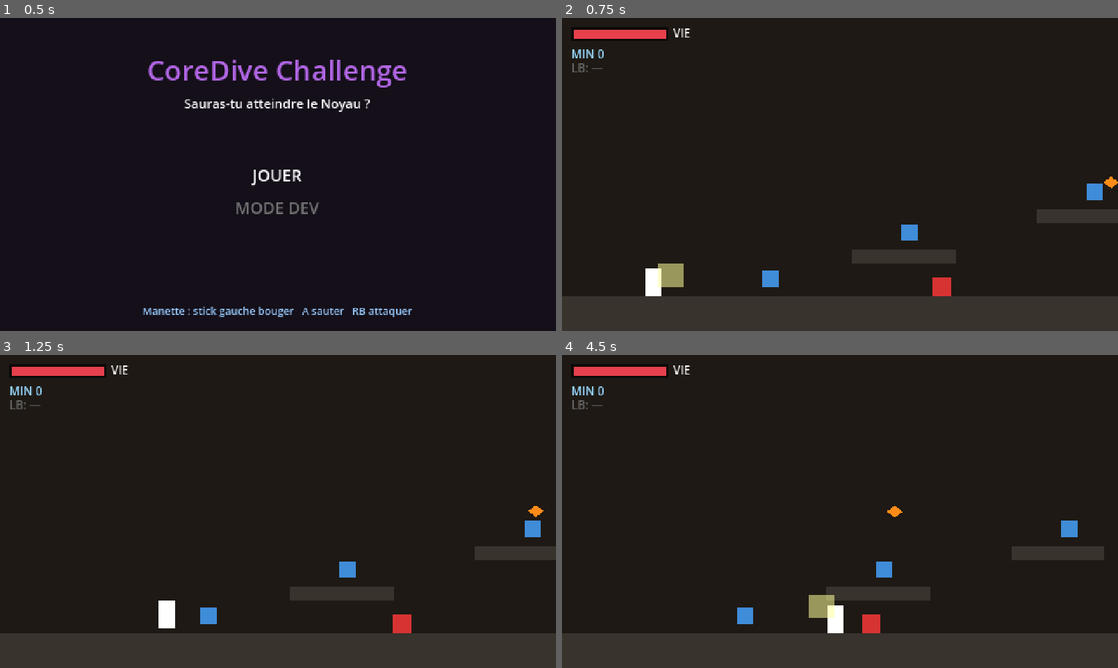
Above: before the commit, frames 1-4 (two rows, left to right).
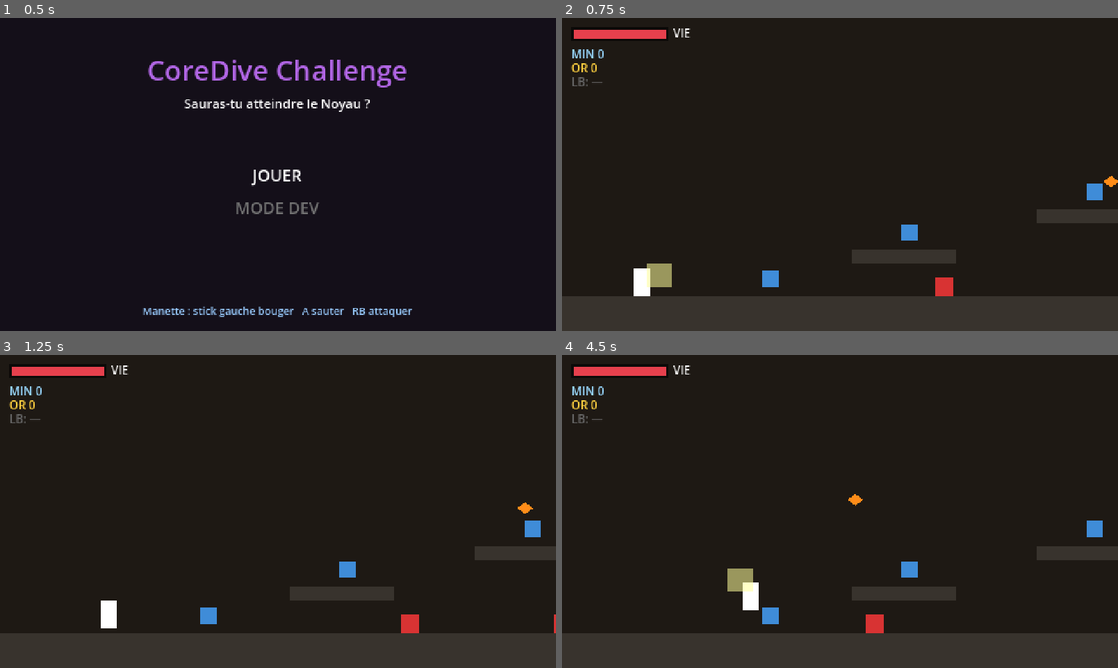
Above: after the commit, the same moments.

Repository: ServOMorph/jeu-pour-nino
Game: Godot game, scene res://scenes/ui/title.tscn
The game is run twice, just before and just after one commit, with the same random seed, the same clock (stepped at 60 frames per second) and the same inputs.
Inputs (mouse positions are in pixels of both pictures, inside the frame that each line leads up to):
- Up to frame 1 (0.5 s): no input
- Up to frame 2 (0.75 s): tap Enter (ui_accept) at 0.5 s; move the mouse to (962, 158) at 0.52 s; hold D (move_right) from 0.53 s (still down); click (962, 158) at 0.6 s
- Up to frame 3 (1.25 s): keep holding D (move_right); tap Space (jump) at 0.77, 0.8, 1.07 s
- Up to frame 4 (4.5 s): move the mouse to (728, 527) at 1.27 s; tap Space (jump) at 1.35, 1.52, 1.82, 2.3, 3.02, 3.32, 3.6, 3.77, 4.07 s; click (728, 527) at 1.55 s; move the mouse to (895, 442) at 2.02 s; release D (move_right) at 2.03 s; hold A (move_left) 2.03-2.78 s; click (895, 442) at 2.1 s; move the mouse to (812, 574) at 2.77 s; hold D (move_right) 2.78-4.28 s; click (812, 574) at 2.85 s; move the mouse to (1006, 558) at 3.52 s; move the mouse to (673, 464) at 4.27 s; hold A (move_left) from 4.28 s (still down); click (673, 464) at 4.35 s

Frame 1 is identical in both runs. In frame 2, 0.8% of the frame differs, in the area x 1-100%, y 14-89%; in frame 3, 1.0%; in frame 4, 3.0%.

Commit message:
close(jeu): session 2026-06-25 — v2.1 retours playtest

Diff:
--- a/game/data/boss.json
+++ b/game/data/boss.json
@@ -1,8 +1,9 @@
 {
   "Boss": {
-    "max_hp":         60,
-    "contact_damage":  2,
+    "max_hp":         85,
+    "contact_damage":  3,
     "attack_count":    3,
+    "coin_reward":    12,
     "physics": {
       "gravity":          800.0,
       "max_fall":         400.0,
@@ -11,27 +12,27 @@
       "pause_decel":      300.0
     },
     "charge": {
-      "speed":    150.0,
+      "speed":    180.0,
       "min_dist":  60.0,
       "duration":   1.2
     },
     "slam": {
-      "jump_velocity": -260.0,
-      "fall_velocity":  700.0,
-      "hit_range":       70.0,
+      "jump_velocity": -285.0,
+      "fall_velocity":  760.0,
+      "hit_range":       82.0,
       "trauma":           6.0,
       "rise_duration":    0.5,
       "pause_duration":   0.8
     },
     "volley": {
-      "count":         3,
-      "spread_deg":   18.0,
+      "count":         5,
+      "spread_deg":   15.0,
       "duration":      0.5,
       "pause_duration":0.7
     },
     "durations": {
-      "idle":         0.5,
-      "attack_pause": 0.6
+      "idle":         0.35,
+      "attack_pause": 0.45
     },
     "flash": {
       "duration":   0.1,
@@ -39,8 +40,8 @@
     }
   },
   "BossProjectile": {
-    "speed":    110.0,
+    "speed":    135.0,
     "lifetime":   4.0,
-    "damage":     1
+    "damage":     2
   }
 }
--- a/game/data/enemies.json
+++ b/game/data/enemies.json
@@ -1,4 +1,22 @@
 {
-  "EnemyGround": {"max_hp": 5, "contact_damage": 2},
-  "EnemyFlyer":  {"max_hp": 3, "contact_damage": 2}
+  "EnemyGround": {
+    "max_hp": 6,
+    "contact_damage": 3,
+    "gravity": 800.0,
+    "speed": 48.0,
+    "patrol_range": 70.0,
+    "max_fall": 380.0,
+    "hit_stun_decel": 460.0,
+    "coin_reward": 1
+  },
+  "EnemyFlyer":  {
+    "max_hp": 4,
+    "contact_damage": 3,
+    "speed": 68.0,
+    "detect_range": 200.0,
+    "hover_amplitude": 14.0,
+    "hover_speed": 2.2,
+    "hit_stun_decel": 650.0,
+    "coin_reward": 2
+  }
 }
--- a/game/data/level.json
+++ b/game/data/level.json
@@ -38,23 +38,38 @@
   },
   "spawns": {
     "start": {"pos": [60, 224], "enemies": true, "boss_active": false},
-    "atelier": {"pos": [1040, 224], "enemies": false, "boss_active": false},
+    "atelier": {"pos": [1040, 224], "enemies": true, "boss_active": false},
     "boss": {"pos": [2660, 224], "enemies": false, "boss_active": true}
   },
   "enemies": [
     {"type": "ground", "pos": [320, 232]},
+    {"type": "ground", "pos": [520, 232]},
     {"type": "ground", "pos": [680, 232]},
     {"type": "flyer", "pos": [470, 145]},
     {"type": "flyer", "pos": [810, 140]},
+    {"type": "ground", "pos": [960, 232]},
     {"type": "ground", "pos": [1150, 232]},
+    {"type": "flyer", "pos": [1120, 135]},
+    {"type": "ground", "pos": [1280, 232]},
     {"type": "ground", "pos": [1500, 232]},
+    {"type": "flyer", "pos": [1510, 145]},
     {"type": "ground", "pos": [1860, 232]},
+    {"type": "ground", "pos": [2020, 232]},
     {"type": "ground", "pos": [2200, 232]},
+    {"type": "flyer", "pos": [2310, 135]},
     {"type": "ground", "pos": [2450, 232]},
+    {"type": "ground", "pos": [2520, 232]},
     {"type": "flyer", "pos": [1350, 145]},
     {"type": "flyer", "pos": [1760, 130]},
     {"type": "flyer", "pos": [2110, 145]}
   ],
+  "respawn": {
+    "enabled": true,
+    "delay": 18.0,
+    "retry_delay": 5.0,
+    "min_player_distance": 220.0,
+    "max_alive": 12
+  },
   "ores": [
     [180, 225],
     [300, 185],
--- a/game/data/player.json
+++ b/game/data/player.json
@@ -1,6 +1,7 @@
 {
   "movement": {
-    "speed":     130.0,
+    "speed":     50.0,
+    "sprint_speed": 185.0,
     "accel":    1600.0,
     "friction": 1400.0,
     "air_accel":1000.0,
--- a/game/scripts/boss.gd
+++ b/game/scripts/boss.gd
@@ -40,6 +40,7 @@
 
 var flash_duration     := 0.1
 var flash_modulate     := 2.5
+var coin_reward        := 12
 
 var hp := 0
 var state: int = State.SLEEP
@@ -65,6 +66,7 @@
 	if "max_hp"         in cfg: max_hp         = int(cfg["max_hp"])
 	if "contact_damage" in cfg: contact_damage = int(cfg["contact_damage"])
 	if "attack_count"   in cfg: attack_count   = int(cfg["attack_count"])
+	if "coin_reward"    in cfg: coin_reward    = int(cfg["coin_reward"])
 	var phy: Variant = cfg.get("physics", {})
 	if phy is Dictionary:
 		if "gravity"         in phy: gravity         = float(phy["gravity"])
@@ -218,6 +220,8 @@
 	state = State.SLEEP
 	set_physics_process(false)
 	visual.color = Color(0.3, 0.2, 0.35)
+	if coin_reward > 0:
+		Inventory.add_coins(coin_reward)
 	AudioManager.play("victory")
 	died.emit()
 	queue_free()
--- a/game/scripts/craft_menu.gd
+++ b/game/scripts/craft_menu.gd
@@ -9,6 +9,7 @@
 var PH := 115.0
 
 var _recipes: Array = []
+var _visible_recipes: Array = []
 var _selected := 0
 var _row_bgs: Array[ColorRect] = []
 var _row_labels: Array[Label] = []
@@ -84,6 +85,7 @@
 	_row_labels.append(lbl)
 
 func open() -> void:
+	_sync_visible_recipes()
 	_selected = 0
 	_refresh()
 	visible = true
@@ -94,15 +96,19 @@
 	get_tree().paused = false
 
 func _refresh() -> void:
+	_sync_visible_recipes()
 	for i in _recipes.size():
-		var recipe: Dictionary = _recipes[i]
+		var row_visible := i < _visible_recipes.size()
+		_row_bgs[i].visible = row_visible
+		_row_labels[i].visible = row_visible
+		if not row_visible:
+			continue
+		var recipe: Dictionary = _visible_recipes[i]
 		var cost := int(recipe["cost"])
 		var id: String = recipe["id"]
 		var is_consumable: bool = recipe.get("consumable", false)
 		var done := false
-		if is_consumable:
-			done = Inventory.consumable == id
-		else:
+		if not is_consumable:
 			done = Inventory.has_item(id)
 		var affordable := Inventory.resources >= cost
 
@@ -124,24 +130,25 @@
 	if Input.is_action_just_pressed("ui_cancel"):
 		close()
 	elif Input.is_action_just_pressed("ui_up"):
-		_selected = (_selected - 1 + _recipes.size()) % _recipes.size()
+		if _visible_recipes.is_empty():
+			return
+		_selected = (_selected - 1 + _visible_recipes.size()) % _visible_recipes.size()
 		_refresh()
 	elif Input.is_action_just_pressed("ui_down"):
-		_selected = (_selected + 1) % _recipes.size()
+		if _visible_recipes.is_empty():
+			return
+		_selected = (_selected + 1) % _visible_recipes.size()
 		_refresh()
 	elif Input.is_action_just_pressed("ui_accept"):
 		_try_craft(_selected)
 
 func _try_craft(i: int) -> void:
-	if i >= _recipes.size():
+	if i >= _visible_recipes.size():
 		return
-	var recipe: Dictionary = _recipes[i]
+	var recipe: Dictionary = _visible_recipes[i]
 	var id: String = recipe["id"]
 	var is_consumable: bool = recipe.get("consumable", false)
-	if is_consumable:
-		if Inventory.consumable == id:
-			return
-	else:
+	if not is_consumable:
 		if Inventory.has_item(id):
 			return
 	if Inventory.spend(int(recipe["cost"])):
@@ -159,3 +166,22 @@
 	var t := lbl.create_tween()
 	t.tween_property(lbl, "modulate", Color(1.0, 0.2, 0.2), 0.05)
 	t.tween_property(lbl, "modulate", Color(0.45, 0.45, 0.45), 0.20)
+
+func _sync_visible_recipes() -> void:
+	_visible_recipes.clear()
+	for recipe in _recipes:
+		if _is_recipe_obsolete(recipe):
+			continue
+		_visible_recipes.append(recipe)
+	if _visible_recipes.is_empty():
+		_selected = 0
+	else:
+		_selected = clampi(_selected, 0, _visible_recipes.size() - 1)
+
+func _is_recipe_obsolete(recipe: Dictionary) -> bool:
+	var id: String = recipe["id"]
+	if id == "epee_bois" and (Inventory.has_item("epee_cuivre") or Inventory.has_item("epee_fer")):
+		return true
+	if id == "epee_cuivre" and Inventory.has_item("epee_fer"):
+		return true
+	return false
--- a/game/scripts/enemy_base.gd
+++ b/game/scripts/enemy_base.gd
@@ -8,6 +8,7 @@
 @export var max_hp := 5
 @export var contact_damage := 1
 @export var gravity := 800.0
+@export var coin_reward := 0
 
 var hp := 0
 var _flash := 0.0
@@ -29,19 +30,32 @@
 	_on_ready()
 
 func _load_config() -> void:
-	var f := FileAccess.open(ENEMY_CONFIG_FILE, FileAccess.READ)
-	if f == null:
-		return
-	var parsed: Variant = JSON.parse_string(f.get_as_text())
-	if not parsed is Dictionary:
-		return
-	var cfg: Variant = parsed.get(name, null)
-	if not cfg is Dictionary:
+	var cfg := _get_enemy_config()
+	if cfg.is_empty():
 		return
 	if "max_hp" in cfg:
 		max_hp = int(cfg["max_hp"])
 	if "contact_damage" in cfg:
 		contact_damage = int(cfg["contact_damage"])
+	if "gravity" in cfg:
+		gravity = float(cfg["gravity"])
+	if "coin_reward" in cfg:
+		coin_reward = int(cfg["coin_reward"])
+
+func _get_enemy_config() -> Dictionary:
+	var f := FileAccess.open(ENEMY_CONFIG_FILE, FileAccess.READ)
+	if f == null:
+		return {}
+	var parsed: Variant = JSON.parse_string(f.get_as_text())
+	if not parsed is Dictionary:
+		return {}
+	var cfg: Variant = parsed.get(_get_config_key(), null)
+	if not cfg is Dictionary:
+		return {}
+	return cfg
+
+func _get_config_key() -> String:
+	return name
 
 func _on_ready() -> void:
 	pass
@@ -67,5 +81,7 @@
 
 func _die() -> void:
 	_dead = true
+	if coin_reward > 0:
+		Inventory.add_coins(coin_reward)
 	died.emit(self)
 	queue_free()
--- a/game/scripts/enemy_flyer.gd
+++ b/game/scripts/enemy_flyer.gd
@@ -1,17 +1,37 @@
 extends EnemyBase
 
-const SPEED := 55.0
-const DETECT_RANGE := 160.0
+@export var speed := 65.0
+@export var detect_range := 190.0
+@export var hover_amplitude := 14.0
+@export var hover_speed := 2.0
+@export var hit_stun_decel := 650.0
 
 var _origin := Vector2.ZERO
 var _t := 0.0
 var _player: Node2D = null
 
+func _get_config_key() -> String:
+	return "EnemyFlyer"
+
 func _on_ready() -> void:
+	_load_flyer_config()
 	gravity = 0.0
 	_origin = global_position
 	_t = randf() * TAU
 	_player = get_tree().get_first_node_in_group("player")
+
+func _load_flyer_config() -> void:
+	var cfg := _get_enemy_config()
+	if "speed" in cfg:
+		speed = float(cfg["speed"])
+	if "detect_range" in cfg:
+		detect_range = float(cfg["detect_range"])
+	if "hover_amplitude" in cfg:
+		hover_amplitude = float(cfg["hover_amplitude"])
+	if "hover_speed" in cfg:
+		hover_speed = float(cfg["hover_speed"])
+	if "hit_stun_decel" in cfg:
+		hit_stun_decel = float(cfg["hit_stun_decel"])
 
 func _physics_process(delta: float) -> void:
 	if _dead:
@@ -20,18 +40,18 @@
 
 	if hit_stun > 0.0:
 		hit_stun -= delta
-		velocity = velocity.move_toward(Vector2.ZERO, 600.0 * delta)
+		velocity = velocity.move_toward(Vector2.ZERO, hit_stun_decel * delta)
 		move_and_slide()
 		return
 
-	var target := _origin + Vector2(0, sin(_t * 2.0) * 14.0)
+	var target := _origin + Vector2(0, sin(_t * hover_speed) * hover_amplitude)
 	if _player and is_instance_valid(_player):
 		var d := global_position.distance_to(_player.global_position)
-		if d < DETECT_RANGE:
+		if d < detect_range:
 			target = _player.global_position
 	var to_target := (target - global_position)
 	if to_target.length() > 2.0:
-		velocity = to_target.normalized() * SPEED
+		velocity = to_target.normalized() * speed
 	else:
 		velocity = Vector2.ZERO
 	if visual and abs(velocity.x) > 1.0:
--- a/game/scripts/enemy_ground.gd
+++ b/game/scripts/enemy_ground.gd
@@ -1,16 +1,32 @@
 extends EnemyBase
 
-const SPEED := 38.0
-
 @export var patrol_range := 60.0
+@export var speed := 48.0
+@export var max_fall := 380.0
+@export var hit_stun_decel := 460.0
 
 var _origin_x := 0.0
 var _dir := 1.0
 var _started := false
 
+func _get_config_key() -> String:
+	return "EnemyGround"
+
 func _on_ready() -> void:
+	_load_ground_config()
 	_origin_x = global_position.x
 	_dir = 1.0 if randf() > 0.5 else -1.0
+
+func _load_ground_config() -> void:
+	var cfg := _get_enemy_config()
+	if "speed" in cfg:
+		speed = float(cfg["speed"])
+	if "patrol_range" in cfg:
+		patrol_range = float(cfg["patrol_range"])
+	if "max_fall" in cfg:
+		max_fall = float(cfg["max_fall"])
+	if "hit_stun_decel" in cfg:
+		hit_stun_decel = float(cfg["hit_stun_decel"])
 
 func _physics_process(delta: float) -> void:
 	if _dead:
@@ -20,13 +36,13 @@
 		_started = true
 
 	if not is_on_floor():
-		velocity.y = min(velocity.y + gravity * delta, 360.0)
+		velocity.y = min(velocity.y + gravity * delta, max_fall)
 	else:
 		velocity.y = 0.0
 
 	if hit_stun > 0.0:
 		hit_stun -= delta
-		velocity.x = move_toward(velocity.x, 0.0, 400.0 * delta)
+		velocity.x = move_toward(velocity.x, 0.0, hit_stun_decel * delta)
 	else:
 		# Demi-tour aux bords de patrouille ou contre un mur
 		if global_position.x > _origin_x + patrol_range:
@@ -35,7 +51,7 @@
 			_dir = 1.0
 		if is_on_wall():
 			_dir = -_dir
-		velocity.x = _dir * SPEED
+		velocity.x = _dir * speed
 		if visual:
 			visual.scale.x = sign(_dir)
 
--- a/game/scripts/hud.gd
+++ b/game/scripts/hud.gd
@@ -4,6 +4,7 @@
 var _boss_bar_root: Control
 var _boss_fill: ColorRect
 var _res_label: Label
+var _coin_label: Label
 var _consumable_label: Label
 
 func setup(player: Node, boss: Node) -> void:
@@ -60,22 +61,34 @@
 	Inventory.resources_changed.connect(_on_resources_changed)
 	_on_resources_changed(Inventory.resources)
 
+	_coin_label = Label.new()
+	_coin_label.position = Vector2(8, 36)
+	_coin_label.add_theme_font_size_override("font_size", 10)
+	_coin_label.modulate = Color(1.0, 0.82, 0.25)
+	add_child(_coin_label)
+	Inventory.coins_changed.connect(_on_coins_changed)
+	_on_coins_changed(Inventory.coins)
+
 	_consumable_label = Label.new()
-	_consumable_label.position = Vector2(8, 36)
+	_consumable_label.position = Vector2(8, 48)
 	_consumable_label.add_theme_font_size_override("font_size", 10)
 	add_child(_consumable_label)
 	Inventory.consumable_changed.connect(_on_consumable_changed)
-	_on_consumable_changed(Inventory.consumable)
+	_on_consumable_changed("")
 
 func _on_resources_changed(current: int) -> void:
 	_res_label.text = "MIN %d" % current
 
+func _on_coins_changed(current: int) -> void:
+	_coin_label.text = "OR %d" % current
+
 func _on_consumable_changed(id: String) -> void:
-	if id == "":
+	var count := Inventory.get_consumable_count("potion")
+	if count <= 0:
 		_consumable_label.text = "LB: —"
 		_consumable_label.modulate = Color(0.4, 0.4, 0.4)
 	else:
-		_consumable_label.text = "LB: POTION"
+		_consumable_label.text = "LB: POTION x%d" % count
 		_consumable_label.modulate = Color(0.5, 1.0, 0.5)
 
 func show_boss_bar() -> void:
--- a/game/scripts/inventory.gd
+++ b/game/scripts/inventory.gd
@@ -1,24 +1,32 @@
 extends Node
 
 signal resources_changed(current: int)
+signal coins_changed(current: int)
 signal items_changed()
 signal consumable_changed(id: String)
 
 var resources := 0
+var coins := 0
 var items: Array[String] = []
-var consumable := ""
+var consumables: Dictionary = {}
 
 func reset() -> void:
 	resources = 0
+	coins = 0
 	items.clear()
-	consumable = ""
+	consumables.clear()
 	resources_changed.emit(resources)
+	coins_changed.emit(coins)
 	items_changed.emit()
-	consumable_changed.emit(consumable)
+	consumable_changed.emit("")
 
 func add(amount: int) -> void:
 	resources += amount
 	resources_changed.emit(resources)
+
+func add_coins(amount: int) -> void:
+	coins += amount
+	coins_changed.emit(coins)
 
 func spend(amount: int) -> bool:
 	if resources < amount:
@@ -35,11 +43,21 @@
 	return id in items
 
 func add_consumable(id: String) -> void:
-	consumable = id
-	consumable_changed.emit(consumable)
+	consumables[id] = get_consumable_count(id) + 1
+	consumable_changed.emit(id)
+
+func get_consumable_count(id: String) -> int:
+	return int(consumables.get(id, 0))
 
 func use_consumable() -> String:
-	var id := consumable
-	consumable = ""
-	consumable_changed.emit(consumable)
-	return id
+	for id in consumables.keys():
+		var count := int(consumables[id])
+		if count > 0:
+			count -= 1
+			if count <= 0:
+				consumables.erase(id)
+			else:
+				consumables[id] = count
+			consumable_changed.emit(String(id) if count > 0 else "")
+			return String(id)
+	return ""
--- a/game/scripts/joymap.gd
+++ b/game/scripts/joymap.gd
@@ -54,12 +54,15 @@
 	if not InputMap.has_action("use_item"):
 		InputMap.add_action("use_item", 0.5)
 	_add_joypad_button("use_item",   JOY_BUTTON_LEFT_SHOULDER)
+	if not InputMap.has_action("sprint"):
+		InputMap.add_action("sprint", 0.5)
+	_add_joypad_button("sprint",     JOY_BUTTON_LEFT_STICK)
 	_add_joypad_button("ui_accept",  JOY_BUTTON_A)
 	_add_joypad_button("ui_cancel",  JOY_BUTTON_B)
 
 # --- helpers ---
 
-func _add_joypad_button(action: String, button: JoyButton) -> void:
+func _add_joypad_button(action: String, button: int) -> void:
 	if not InputMap.has_action(action):
 		return
 	# Evite les doublons
--- a/game/scripts/level.gd
+++ b/game/scripts/level.gd
@@ -17,6 +17,7 @@
 var _ended := false
 var _door: StaticBody2D = null
 var _level_cfg: Dictionary = {}
+var _living_enemies := 0
 
 const END_SCREEN := preload("res://scripts/end_screen.gd")
 const HUD_SCRIPT := preload("res://scripts/hud.gd")
@@ -139,22 +140,53 @@
 
 func _spawn_enemies() -> void:
 	for cfg in _level_cfg["enemies"]:
-		var pos := _vec2(cfg["pos"])
-		match String(cfg["type"]):
-			"ground":
-				_add_ground_enemy(pos)
-			"flyer":
-				_add_flyer(pos)
-
-func _add_ground_enemy(pos: Vector2) -> void:
+		_spawn_enemy_from_config(cfg)
+
+func _spawn_enemy_from_config(cfg: Dictionary) -> void:
+	var pos := _vec2(cfg["pos"])
+	var enemy: Node = null
+	match String(cfg["type"]):
+		"ground":
+			enemy = _add_ground_enemy(pos)
+		"flyer":
+			enemy = _add_flyer(pos)
+	if enemy:
+		_living_enemies += 1
+		enemy.died.connect(_on_enemy_died.bind(cfg))
+
+func _add_ground_enemy(pos: Vector2) -> Node:
 	var e := ENEMY_GROUND.instantiate()
 	add_child(e)
 	e.global_position = pos
-
-func _add_flyer(pos: Vector2) -> void:
+	return e
+
+func _add_flyer(pos: Vector2) -> Node:
 	var e := ENEMY_FLYER.instantiate()
 	add_child(e)
 	e.global_position = pos
+	return e
+
+func _on_enemy_died(_enemy: Node, cfg: Dictionary) -> void:
+	_living_enemies = max(0, _living_enemies - 1)
+	var respawn: Dictionary = _level_cfg.get("respawn", {})
+	if not bool(respawn.get("enabled", false)):
+		return
+	if _ended or _boss_started:
+		return
+	get_tree().create_timer(float(respawn["delay"])).timeout.connect(_try_respawn_enemy.bind(cfg))
+
+func _try_respawn_enemy(cfg: Dictionary) -> void:
+	var respawn: Dictionary = _level_cfg.get("respawn", {})
+	if _ended or _boss_started:
+		return
+	if _living_enemies >= int(respawn["max_alive"]):
+		return
+	if player and is_instance_valid(player):
+		var pos := _vec2(cfg["pos"])
+		if player.global_position.distance_to(pos) < float(respawn["min_player_distance"]):
+			get_tree().create_timer(float(respawn["retry_delay"])).timeout.connect(_try_respawn_enemy.bind(cfg))
+			return
+	_spawn_enemy_from_config(cfg)
 
 func _spawn_boss() -> void:
 	boss = BOSS.instantiate()
--- a/game/scripts/player.gd
+++ b/game/scripts/player.gd
@@ -9,6 +9,7 @@
 const CONSUMABLES_CONFIG := "res://data/consumables.json"
 
 var speed            := 130.0
+var sprint_speed     := 175.0
 var accel            := 1600.0
 var friction         := 1400.0
 var air_accel        := 1000.0
@@ -80,11 +81,12 @@
 			_player_cfg = parsed
 			var mov: Variant = parsed.get("movement", {})
 			if mov is Dictionary:
-				if "speed"     in mov: speed     = float(mov["speed"])
-				if "accel"     in mov: accel     = float(mov["accel"])
-				if "friction"  in mov: friction  = float(mov["friction"])
-				if "air_accel" in mov: air_accel = float(mov["air_accel"])
-				if "max_fall"  in mov: max_fall  = float(mov["max_fall"])
+				if "speed"        in mov: speed        = float(mov["speed"])
+				if "sprint_speed" in mov: sprint_speed = float(mov["sprint_speed"])
+				if "accel"        in mov: accel        = float(mov["accel"])
+				if "friction"     in mov: friction     = float(mov["friction"])
+				if "air_accel"    in mov: air_accel    = float(mov["air_accel"])
+				if "max_fall"     in mov: max_fall     = float(mov["max_fall"])
 			var jmp: Variant = parsed.get("jump", {})
 			if jmp is Dictionary:
 				if "velocity"    in jmp: jump_velocity    = float(jmp["velocity"])
@@ -185,7 +187,8 @@
 		var dir := Input.get_axis("move_left", "move_right")
 		if dir != 0.0:
 			var a := accel if is_on_floor() else air_accel
-			velocity.x = move_toward(velocity.x, dir * speed, a * delta)
+			var target_speed := sprint_speed if is_on_floor() and Input.is_action_pressed("sprint") else speed
+			velocity.x = move_toward(velocity.x, dir * target_speed, a * delta)
 		else:
 			velocity.x = move_toward(velocity.x, 0.0, friction * delta)
 
@@ -292,7 +295,7 @@
 	health_changed.emit(hp, max_hp)
 
 func _use_consumable() -> void:
-	if _dead or Inventory.consumable == "":
+	if _dead or Inventory.get_consumable_count("potion") <= 0:
 		return
 	var id := Inventory.use_consumable()
 	if id in _consumable_cfg:
Not shown, changed: .claude/commands/start.md
Not shown, changed: CHANGELOG.md
Not shown, changed: README.md
Not shown, changed: _contexte/archive_decisions.md
Not shown, changed: _contexte/contexte.md
Not shown, changed: _contexte/signals.md
Not shown, added: archives/roadmap/roadmap_v2_core_dive_2026-06-25.md
Not shown, changed: roadmap.md
